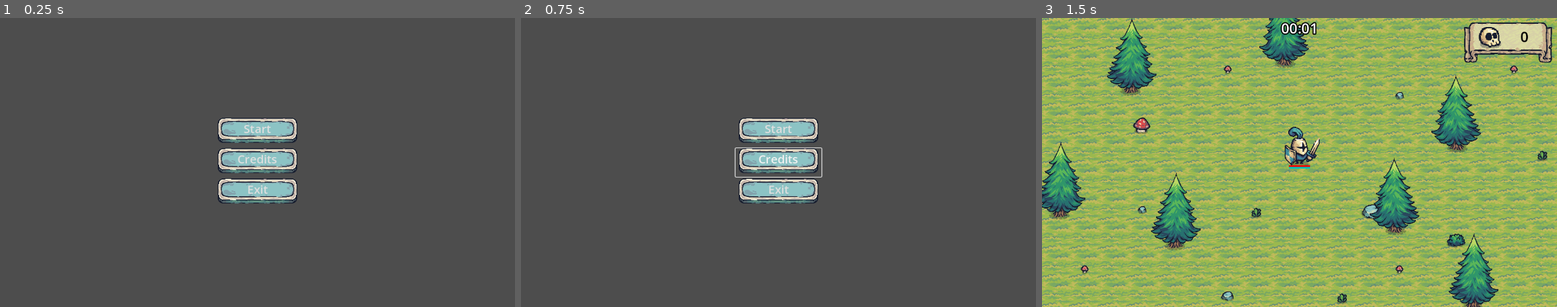
Above: before the commit, frames 1-3 (left to right).
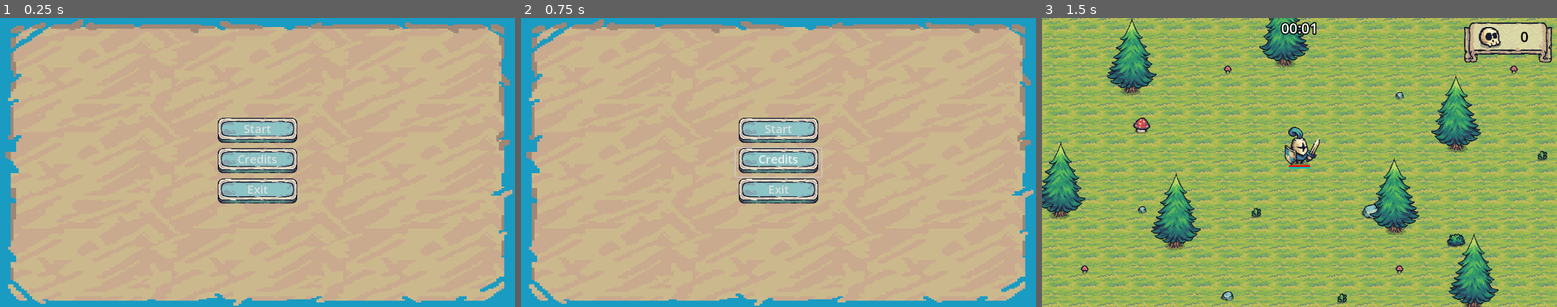
Above: after the commit, the same moments.

Repository: GracilianoOG/godot-dio-tiny-swords
Game: Godot game, scene res://ui/game_menu.tscn
The game is run twice, just before and just after one commit, with the same random seed, the same clock (stepped at 60 frames per second) and the same inputs.
Inputs:
- Up to frame 1 (0.25 s): no input
- Up to frame 2 (0.75 s): click "Credits" at 0.5 s
- Up to frame 3 (1.5 s): click "Start" at 1.25 s

The runs differ from the first frame. In frame 1, 96% of the frame differs, in the area x 0-100%, y 0-100%; in frame 2, 96%; in frame 3, nothing differs.

Commit message:
Add more decorations to the menu
A new Control node has been created and defined as the new root scene.

Diff:
--- a/ui/game_menu.gd
+++ b/ui/game_menu.gd
@@ -1,4 +1,4 @@
-extends MarginContainer
+extends Control
 
 
 func _on_exit_btn_pressed():
--- a/ui/game_menu.tscn
+++ b/ui/game_menu.tscn
@@ -1,9 +1,11 @@
-[gd_scene load_steps=3 format=3 uid="uid://dpppg5nio46ub"]
+[gd_scene load_steps=4 format=3 uid="uid://dpppg5nio46ub"]
 
 [ext_resource type="Script" path="res://ui/game_menu.gd" id="1_fo56l"]
 [ext_resource type="Theme" uid="uid://boj6554acc23l" path="res://ui/default_btn_theme.tres" id="1_hw1r4"]
+[ext_resource type="Texture2D" uid="uid://hmm6upe3hswi" path="res://addons/Tiny Swords/UI/Banners/Carved_9Slides.png" id="2_xcnw5"]
 
-[node name="GameMenu" type="MarginContainer"]
+[node name="GameMenu" type="Control"]
+layout_mode = 3
 anchors_preset = 15
 anchor_right = 1.0
 anchor_bottom = 1.0
@@ -11,33 +13,59 @@
 grow_vertical = 2
 script = ExtResource("1_fo56l")
 
-[node name="HBoxContainer" type="HBoxContainer" parent="."]
+[node name="ColorRect" type="ColorRect" parent="."]
+layout_mode = 1
+anchors_preset = 15
+anchor_right = 1.0
+anchor_bottom = 1.0
+grow_horizontal = 2
+grow_vertical = 2
+color = Color(0.103907, 0.608644, 0.761533, 1)
+
+[node name="TextureRect" type="TextureRect" parent="."]
+layout_mode = 1
+anchors_preset = 15
+anchor_right = 1.0
+anchor_bottom = 1.0
+grow_horizontal = 2
+grow_vertical = 2
+texture = ExtResource("2_xcnw5")
+
+[node name="Container" type="MarginContainer" parent="."]
+layout_mode = 1
+anchors_preset = 15
+anchor_right = 1.0
+anchor_bottom = 1.0
+grow_horizontal = 2
+grow_vertical = 2
+
+[node name="HBoxContainer" type="HBoxContainer" parent="Container"]
 layout_mode = 2
 
-[node name="VBoxContainer" type="VBoxContainer" parent="HBoxContainer"]
+[node name="VBoxContainer" type="VBoxContainer" parent="Container/HBoxContainer"]
 layout_mode = 2
 size_flags_horizontal = 6
 size_flags_vertical = 4
 
-[node name="StartBtn" type="Button" parent="HBoxContainer/VBoxContainer"]
+[node name="StartBtn" type="Button" parent="Container/HBoxContainer/VBoxContainer"]
 custom_minimum_size = Vector2(192, 64)
 layout_mode = 2
 theme = ExtResource("1_hw1r4")
 text = "Start
 "
 
-[node name="CreditsBtn" type="Button" parent="HBoxContainer/VBoxContainer"]
+[node name="CreditsBtn" type="Button" parent="Container/HBoxContainer/VBoxContainer"]
 custom_minimum_size = Vector2(192, 64)
 layout_mode = 2
 theme = ExtResource("1_hw1r4")
 text = "Credits
 "
 
-[node name="ExitBtn" type="Button" parent="HBoxContainer/VBoxContainer"]
+[node name="ExitBtn" type="Button" parent="Container/HBoxContainer/VBoxContainer"]
 custom_minimum_size = Vector2(192, 64)
 layout_mode = 2
 theme = ExtResource("1_hw1r4")
 text = "Exit"
 
-[connection signal="pressed" from="HBoxContainer/VBoxContainer/StartBtn" to="." method="_on_start_btn_pressed"]
-[connection signal="pressed" from="HBoxContainer/VBoxContainer/ExitBtn" to="." method="_on_exit_btn_pressed"]
+[connection signal="pressed" from="Container/HBoxContainer/VBoxContainer/StartBtn" to="." method="_on_start_btn_pressed"]
+[connection signal="pressed" from="Container/HBoxContainer/VBoxContainer/ExitBtn" to="." method="_on_exit_btn_pressed"]
